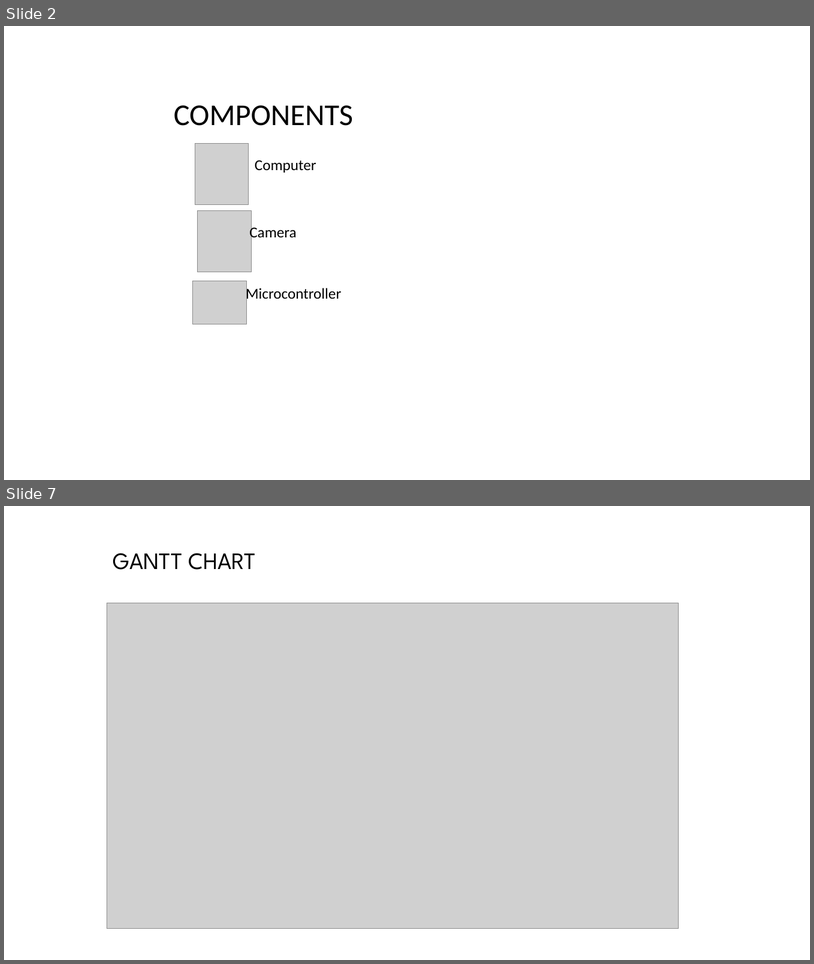
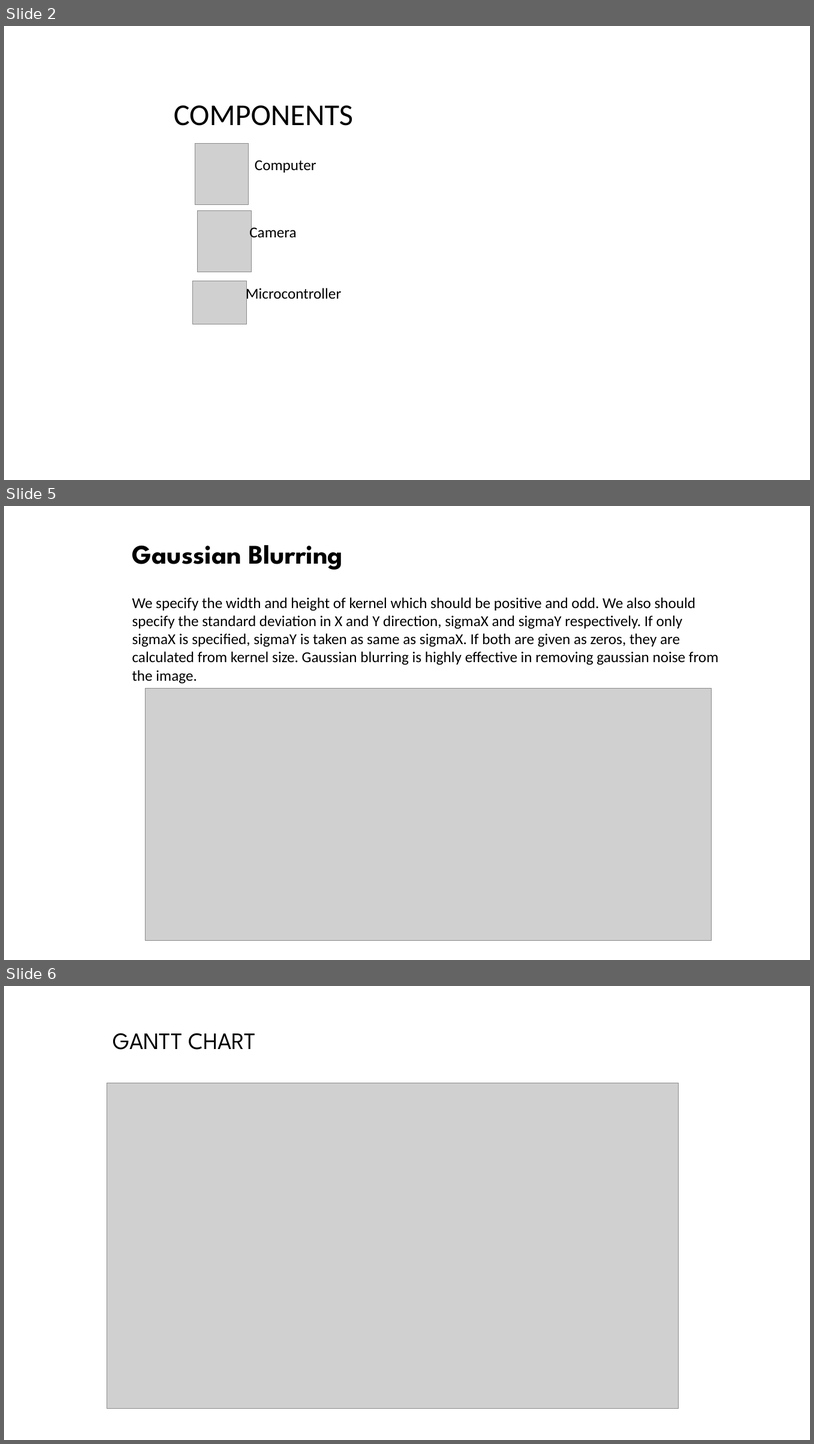
Before and after one commit to tapuzaman/cse299, a slide deck: Presentations/Security Buddy_1.ppt. Shown one above the other, each under a label of ours: slides 2 and 7 before the commit, slides 2, 5 and 6 after it; the slides between them are not shown. The pictures are 814x964 and 814x1444 pixels, drawn with LibreOffice and Linux fonts; fonts in the diff are those of the drawing; grey boxes stand for pictures; background and template pictures are left out. Boxes give left, top, right and bottom in pixels: in the first picture for what was removed or moved away, otherwise in the second. Text is boxed around its words. In the diff, an @@ line names an element or a change of style, - is before the commit and + after.

Commit message:
Presentation 2

```diff
--- a/Presentations/Security Buddy_1.ppt
+++ b/Presentations/Security Buddy_1.ppt
@@ slide 5 added at <box>4,506,810,960</box>, background picture (left out) @@
@@ title added at <box>132,545,343,570</box>, 32 pt, text #000000, bold @@
+Gaussian Blurring
@@ text added at <box>132,597,719,684</box>, 18 pt, text #000000 @@
+We specify the width and height of kernel which should be positive and odd. We also should specify the standard deviation in X and Y direction, sigmaX and sigmaY respectively. If only sigmaX is specified, sigmaY is taken as same as sigmaX. If both are given as zeros, they are calculated from kernel size. Gaussian blurring is highly effective in removing gaussian noise from the image.
@@ picture added at <box>146,688,712,939</box> @@
@@ what was slide 7 is now slide 6 @@
```
Also in this commit, not shown: 2 other slides added, 4 slides removed, 1 other file.
